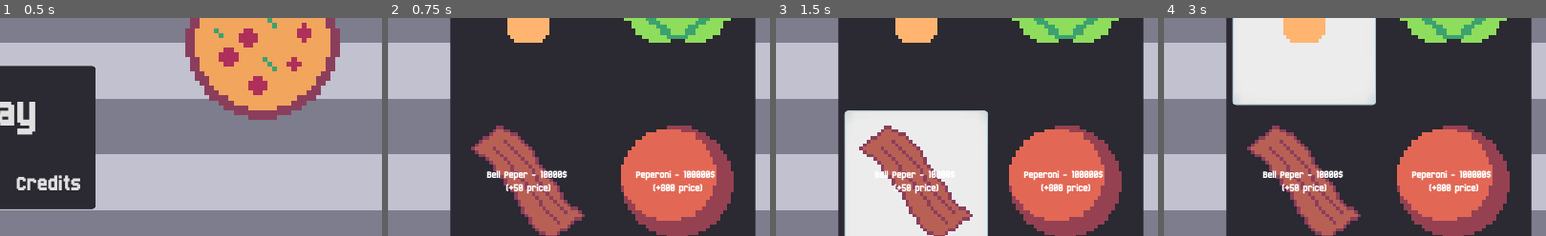
Above: before the commit, frames 1-4 (left to right).
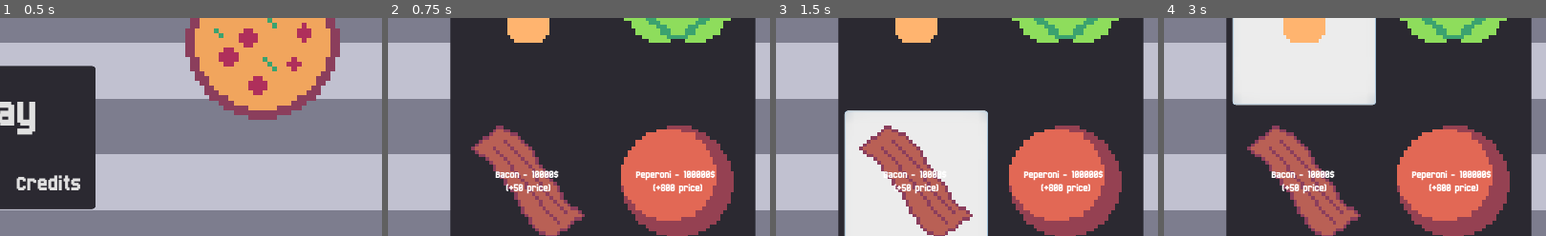
Above: after the commit, the same moments.

Repository: MihinMUD/PizzaClicker
Game: Godot game, scene res://Scenes/Main Menu.tscn
Same seed, same stepped clock (60 frames per second), same inputs: the game is played once before the commit and once after it.
Inputs (mouse positions are % of the whole screen's width and height, from its top left):
- Up to frame 1 (0.5 s): no input
- Up to frame 2 (0.75 s): click "Play" at 0.5 s
- Up to frame 3 (1.5 s): click (68, 73) at 1.25 s
- Up to frame 4 (3 s): click (29, 59) at 2 s; click (68, 29) at 2.75 s
The pictures show only the part of the screen within x 50-100%, y 31-80%; the shares and areas given below are measured in that part.

Frame 1 is identical in both runs. In frame 2, 0.6% of the frame differs, in the area x 25-47%, y 69-75%; in frame 3, 0.3%; in frame 4, 0.6%.

Commit message:
Bug Fixes

Diff:
--- a/Scenes/Interface.tscn
+++ b/Scenes/Interface.tscn
@@ -166,7 +166,7 @@
 [node name="Bacon" parent="MarginContainer/HBoxContainer/Upgrades/Pizza Topings/GridContainer" instance=ExtResource( 3 )]
 margin_top = 264.0
 margin_bottom = 520.0
-item = "Bell Peper"
+item = "Bacon"
 image = ExtResource( 9 )
 price = 10000
 value = 50.0
--- /dev/null
+++ b/Scenes/Won.tscn
@@ -0,0 +1,41 @@
+[gd_scene load_steps=5 format=2]
+
+[ext_resource path="res://Assets/Interface.tres" type="Theme" id=1]
+[ext_resource path="res://Assets/Font.tres" type="DynamicFont" id=2]
+[ext_resource path="res://Scenes/PlayButton.tscn" type="PackedScene" id=3]
+[ext_resource path="res://Src/Credits.gd" type="Script" id=4]
+
+[node name="WinScreen" type="Panel"]
+anchor_right = 1.0
+anchor_bottom = 1.0
+theme = ExtResource( 1 )
+script = ExtResource( 4 )
+
+[node name="RichTextLabel" type="Label" parent="."]
+anchor_left = 0.5
+anchor_top = 0.5
+anchor_right = 0.5
+anchor_bottom = 0.5
+margin_left = -512.0
+margin_top = -193.5
+margin_right = 512.0
+margin_bottom = 193.5
+custom_fonts/font = ExtResource( 2 )
+text = "Impossible!
+You beated Pizza Clicker!!!!!
+
+You have reached an unbelievable level of power!
+So you must be reset back to the beginning of the game
+
+WITH ZERO OVENS!!!!
+
+While you are here, check out the awesome people who helped to
+ make this game by visiting the credit section!"
+align = 1
+valign = 1
+
+[node name="PlayButton" parent="." instance=ExtResource( 3 )]
+anchor_left = 1.0
+anchor_right = 1.0
+margin_left = -152.0
+margin_right = 0.0
--- a/Src/Game.gd
+++ b/Src/Game.gd
@@ -9,7 +9,13 @@
 	if stats.data["balance"] > 1000000:
 		$MarginContainer/HBoxContainer/PizzaStats/Ascend.show()
 	if stats.data["ascends"] > 20:
-		get_tree().change_scene("res://Scenes/Help.tscn")
+		get_tree().change_scene("res://Scenes/Won.tscn")
+		stats.data = {
+			"asecnds": 0,
+			"balance": 0,
+			"price": 1,
+			"ovens": 1
+		}
 func _on_Pizza_pressed():
 	stats.data["balance"] += stats.data["price"]
 
@@ -23,5 +29,5 @@
 	stats.data["ascends"] += 1
 	stats.data["balance"] = 0
 	stats.data["price"] = 1
-	stats.data["ovens"] = stats.data["price"] * 50
+	stats.data["ovens"] = stats.data["ascends"] * 50
 	$MarginContainer/HBoxContainer/PizzaStats/Ascend.hide()
--- a/Src/upgrade.gd
+++ b/Src/upgrade.gd
@@ -7,7 +7,7 @@
 export(String, "Topping", "Oven") var upgrade_type
 onready var stats = get_node("/root/stats")
 var topping_format = "%s - %s$ \n(+%s price)"
-var oven_format = "%s - %s$ \n(+%s pizza per 5secs)"
+var oven_format = "%s - %s$ \n(+%s pizza per 10secs)"
 func _ready():
 	$MarginContainer/TextureRect.texture = image
 	if upgrade_type == "Topping":
